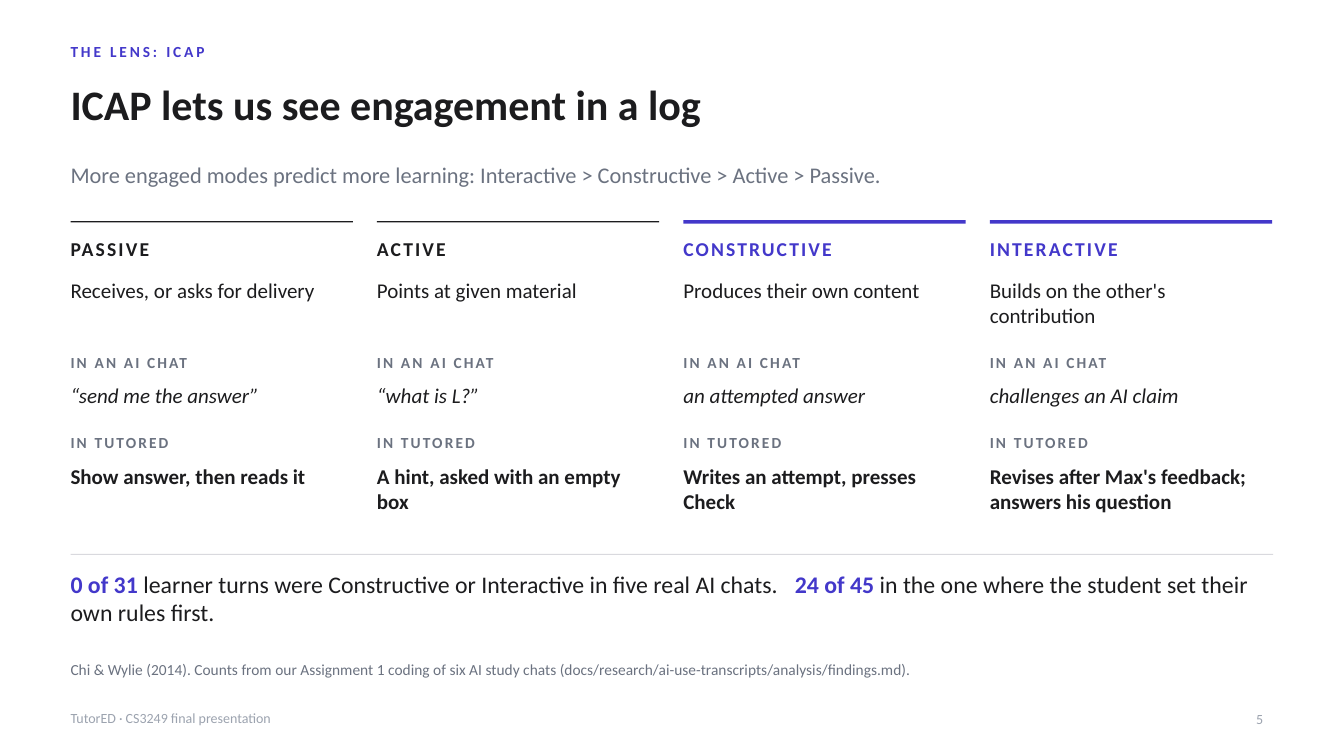
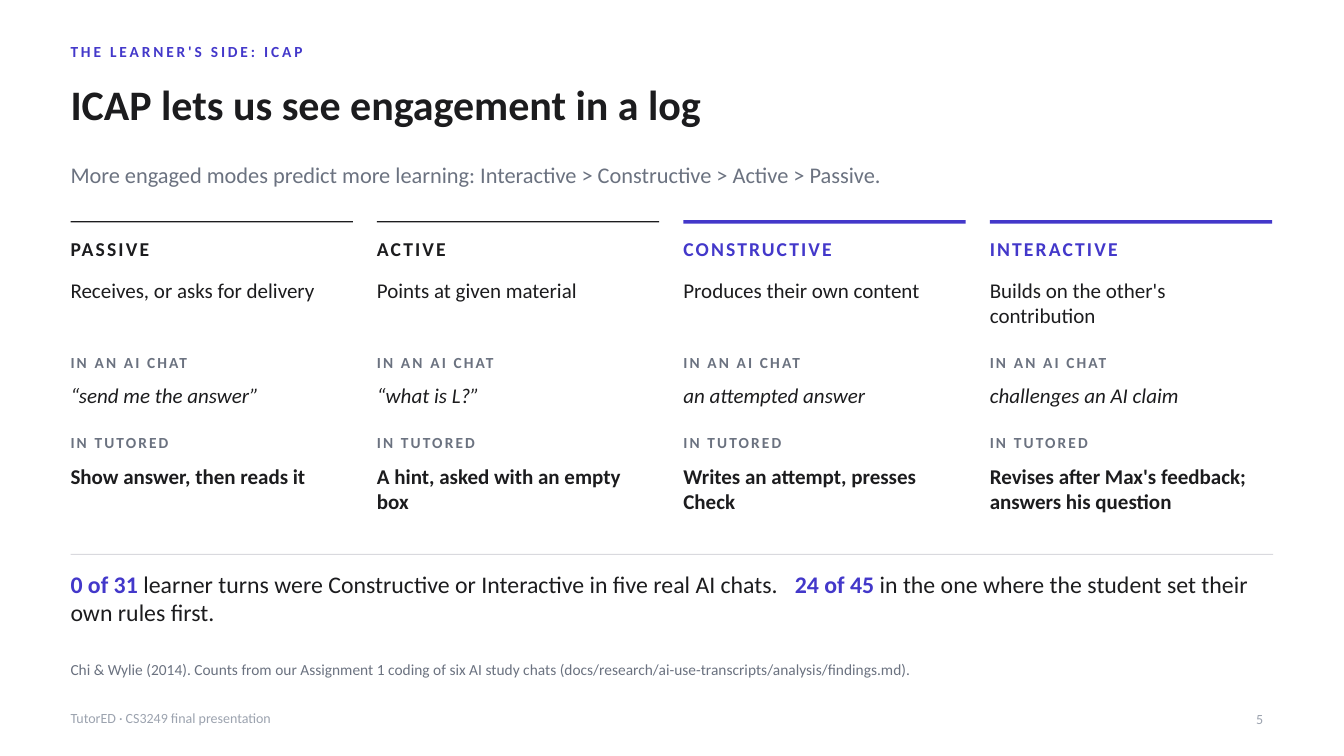
Before and after one commit to lucasisnotcool/ChatterED, a slide deck: slide 5 of docs/group/final-presentation/UserStudy_Lucas.pptx. Drawn at 1344x756 pixels with LibreOffice and Linux fonts; fonts in the diff are those of the drawing. Boxes give left, top, right and bottom in pixels: in the first picture for what was removed or moved away, otherwise in the second. Text is boxed around its words. In the diff, an @@ line names an element or a change of style, - is before the commit and + after.

```diff
--- a/docs/group/final-presentation/UserStudy_Lucas.pptx
+++ b/docs/group/final-presentation/UserStudy_Lucas.pptx
@@ text at box(71, 46, 302, 57): text changed @@
-THE LENS: ICAP
+THE LEARNER'S SIDE: ICAP
```
Also in this commit, not shown: 9 other slides changed, 2 slides added, 1 slide removed, 1 other file.
